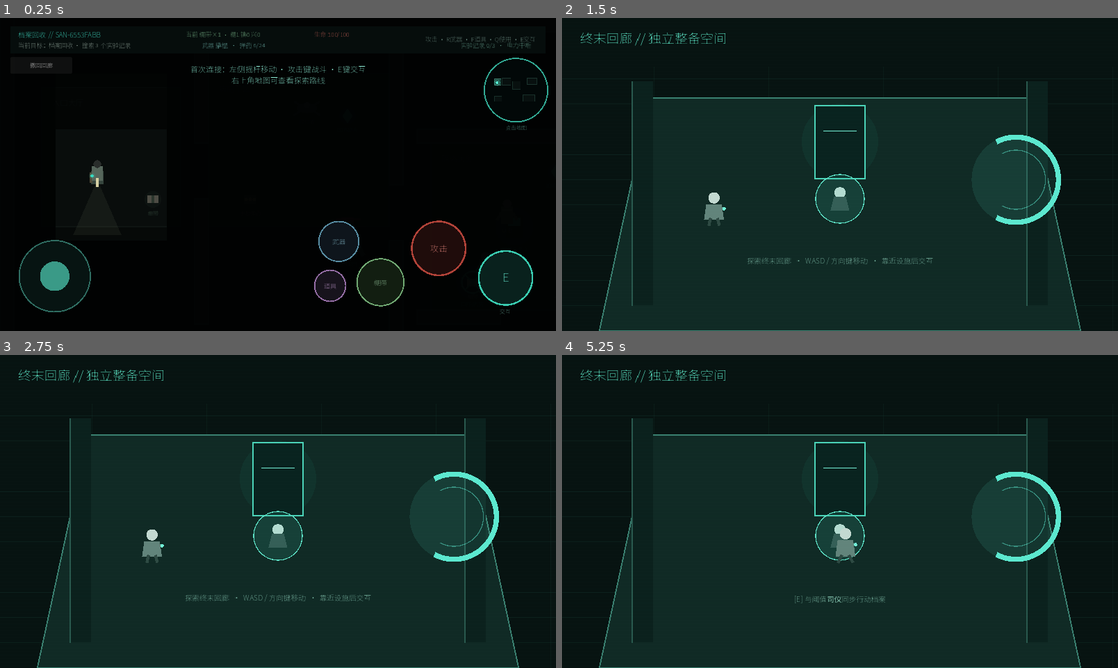
Above: before the commit, frames 1-4 (two rows, left to right).
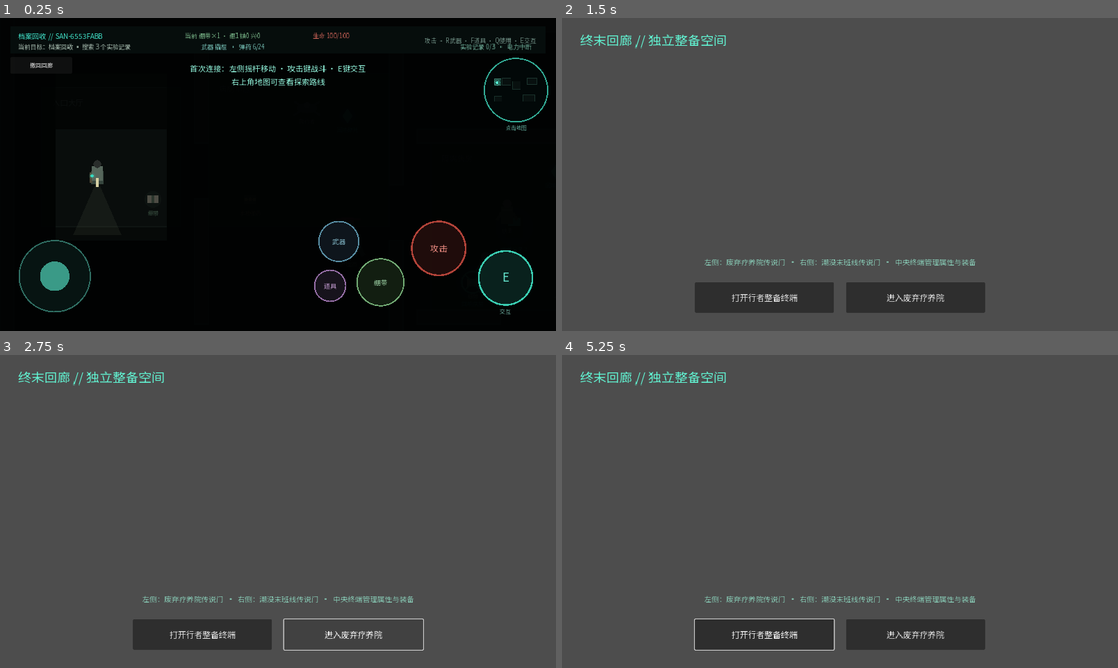
Above: after the commit, the same moments.

Repository: ancientboy/Dreadbound
Game: Godot game, scene res://scenes/startup.tscn
The game is run twice, just before and just after one commit, with the same random seed, the same clock (stepped at 60 frames per second) and the same inputs.
Inputs (mouse positions are in pixels of both pictures, inside the frame that each line leads up to):
- Up to frame 1 (0.25 s): no input
- Up to frame 2 (1.5 s): click "撤回回廊" at 0.5 s; click "再次点击确认撤回" at 1.25 s
- Up to frame 3 (2.75 s): click (355, 633) at 2 s, where only the run after the commit has a clickable "进入废弃疗养院"
- Up to frame 4 (5.25 s): click (762, 633) at 2.75 s, where only the run after the commit has a clickable "打开行者整备终端"; tap Enter at 3.5 s; move the mouse to (962, 495) at 3.52 s; hold D (move_right) 3.53-4.25 s; tap Space (attack) at 3.6, 5 s; click (962, 495) at 3.67 s; drag from (728, 527) to (812, 574) at 4.27 s; move the mouse to (895, 442) at 5.02 s; hold D (move_right) from 5.03 s (still down); tap F (switch_item) at 5.1 s

The runs differ from the first frame. In frame 1, 2.0% of the frame differs, in the area x 3-97%, y 4-95%; in frame 2, 100%; in frame 3, 100%; in frame 4, 100%, in the area x 0-100%, y 0-100%.
Error after the commit: Parse Error: Cannot infer the type of "has_target" variable because the value doesn't have a set type. (res://scripts/corridor.gd:141)

Commit message:
fix: add direct legendary gates and Chinese font coverage

Diff:
--- a/assets/themes/dreadbound_theme.tres
+++ b/assets/themes/dreadbound_theme.tres
@@ -1,6 +1,6 @@
 [gd_resource type="Theme" load_steps=2 format=3]
 
-[ext_resource type="FontFile" path="res://assets/fonts/DreadboundChinese.ttf" id="1_font"]
+[ext_resource type="FontFile" path="res://assets/fonts/DreadboundChineseFull.woff" id="1_font"]
 
 [resource]
 default_font = ExtResource("1_font")
--- a/scenes/corridor.tscn
+++ b/scenes/corridor.tscn
@@ -268,7 +268,7 @@
 grow_vertical = 0
 theme_override_colors/font_color = Color(0.52, 0.77, 0.69, 1)
 theme_override_font_sizes/font_size = 17
-text = "中央终端管理属性、装备与强化；右侧投送门进入灾难世界"
+text = "左侧：废弃疗养院传说门  ·  右侧：潮没末班线传说门  ·  中央终端管理属性与装备"
 horizontal_alignment = 1
 
 [node name="HubActions" type="HBoxContainer" parent="."]
--- a/scripts/boss.gd
+++ b/scripts/boss.gd
@@ -1,7 +1,7 @@
 class_name SanatoriumBoss
 extends CharacterBody2D
 
-const UI_FONT: Font = preload("res://assets/fonts/DreadboundChinese.ttf")
+const UI_FONT: Font = preload("res://assets/fonts/DreadboundChineseFull.woff")
 
 @export var max_health := 420
 var health := 420
--- a/scripts/corridor.gd
+++ b/scripts/corridor.gd
@@ -1,4 +1,6 @@
 extends Control
+
+const UI_FONT: Font = preload("res://assets/fonts/DreadboundChineseFull.woff")
 
 const UPGRADE_INFO := {
 	"vitality": ["耐受训练", "生命上限 +10"],
@@ -24,7 +26,7 @@
 var equip_button: Button
 var salvage_button: Button
 var selected_equipment_id := ""
-var walker_position := Vector2(350, 438)
+var walker_position := Vector2(640, 585)
 var walker_velocity := Vector2.ZERO
 var walker_facing := Vector2.RIGHT
 var walk_phase := 0.0
@@ -34,8 +36,10 @@
 const WALK_SPEED := 330.0
 const TERMINAL_POSITION := Vector2(640, 285)
 const CURATOR_POSITION := Vector2(640, 416)
-const GATE_POSITION := Vector2(1045, 372)
+const SANATORIUM_GATE_POSITION := Vector2(250, 372)
+const METRO_GATE_POSITION := Vector2(1030, 372)
 const INTERACTION_RANGE := 118.0
+var active_gate_world := "sanatorium"
 
 
 func _ready() -> void:
@@ -50,7 +54,7 @@
 		var button := get_node("Margin/Layout/Columns/Paths/%s" % PATH_BUTTONS[node_id]) as Button
 		button.pressed.connect(_unlock_path_node.bind(node_id))
 	deploy_button.pressed.connect(_deploy)
-	$HubActions/Deploy.pressed.connect(_deploy)
+	$HubActions/Deploy.pressed.connect(_deploy_selected_gate)
 	$HubActions/OpenTerminal.pressed.connect(_open_terminal)
 	$Margin/Layout/Actions/CloseTerminal.pressed.connect(_close_terminal)
 	$Margin/Layout/Actions/Reset.pressed.connect(_reset_progress)
@@ -62,7 +66,7 @@
 		GameState.corridor_intro_seen = true
 		GameState.save_progress()
 		feedback.text = "终末回廊已解锁：在此查看属性、强化身体、选择整备并再次投送。"
-	$HubHint.text = "移动靠近司仪、整备终端或投送门；按 E / 点击操作。"
+	$HubHint.text = "两扇传说门已开启：左侧疗养院，右侧潮没末班线。靠近后按 E / 点击进入。"
 	$HubActions.visible = false
 	queue_redraw()
 
@@ -82,7 +86,7 @@
 		walk_phase += delta * 13.0
 		queue_redraw()
 	var target := _nearby_target()
-	$HubActions.visible = not target.is_empty() and target.id != "curator"
+	_update_hub_actions(target)
 	if target.is_empty():
 		$HubHint.text = "探索终末回廊  ·  WASD / 方向键移动  ·  靠近设施后交互"
 	else:
@@ -114,7 +118,8 @@
 	var targets := [
 		{"id": "curator", "position": CURATOR_POSITION, "prompt": "与阈值司仪同步行动档案"},
 		{"id": "terminal", "position": TERMINAL_POSITION, "prompt": "接入行者整备终端"},
-		{"id": "gate", "position": GATE_POSITION, "prompt": "进入%s" % _world_name()},
+		{"id": "sanatorium_gate", "position": SANATORIUM_GATE_POSITION, "prompt": "进入废弃疗养院", "world": "sanatorium"},
+		{"id": "metro_gate", "position": METRO_GATE_POSITION, "prompt": "进入潮没末班线", "world": "metro"},
 	]
 	for target in targets:
 		if walker_position.distance_to(target.position) <= INTERACTION_RANGE:
@@ -128,7 +133,21 @@
 			feedback.text = "阈值司仪：%s\n建议：%s" % [str(GameState.player_profile.get("last_observation", "尚无足够行动数据。")), "完成一次低噪声撤离试炼。" if int(GameState.player_profile.get("noise_actions", 0)) >= 4 else "继续选择可解释的风险，而非盲目深入。"]
 			_open_terminal()
 		"terminal": _open_terminal()
-		"gate": _deploy()
+		"sanatorium_gate": _deploy_world("sanatorium")
+		"metro_gate": _deploy_world("metro")
+
+
+func _update_hub_actions(target: Dictionary) -> void:
+	var has_target := not target.is_empty() and target.id != "curator"
+	$HubActions.visible = has_target
+	if not has_target:
+		return
+	var is_gate := str(target.id).ends_with("_gate")
+	$HubActions/OpenTerminal.visible = not is_gate
+	$HubActions/Deploy.visible = is_gate
+	if is_gate:
+		active_gate_world = str(target.world)
+		$HubActions/Deploy.text = str(target.prompt)
 
 
 func _refresh() -> void:
@@ -180,6 +199,16 @@
 
 
 func _deploy() -> void:
+	_deploy_world(GameState.selected_world)
+
+
+func _deploy_selected_gate() -> void:
+	_deploy_world(active_gate_world)
+
+
+func _deploy_world(world: String) -> void:
+	GameState.selected_world = world
+	GameState.save_progress()
 	deploy_button.disabled = true
 	feedback.text = "正在建立%s连接……" % _world_name()
 	GameState.begin_run()
@@ -224,11 +253,9 @@
 	draw_arc(CURATOR_POSITION, 56, 0, TAU, 48, Color("5de0c5"), 2.0)
 	draw_circle(CURATOR_POSITION + Vector2(0, -14), 13, Color("b3dbd0"))
 	draw_colored_polygon(PackedVector2Array([CURATOR_POSITION + Vector2(-22, 28), CURATOR_POSITION + Vector2(22, 28), CURATOR_POSITION + Vector2(14, -4), CURATOR_POSITION + Vector2(-14, -4)]), Color("355f57"))
-	# Gate changes hue slightly for the flooded world.
-	var gate_color := Color("6098f5") if GameState.selected_world == "metro" else Color("5ce8cf")
-	draw_circle(GATE_POSITION, 102, Color(gate_color, 0.1))
-	draw_arc(GATE_POSITION, 98, -2.05, 2.05, 48, gate_color, 12.0)
-	draw_arc(GATE_POSITION, 68, -2.05, 2.05, 48, Color(gate_color, 0.48), 2.0)
+	# Each unlocked disaster world has a permanent, visible legendary gate.
+	_draw_legend_gate(SANATORIUM_GATE_POSITION, Color("5ce8cf"), "废弃疗养院", "医疗异化 · 供电撤离")
+	_draw_legend_gate(METRO_GATE_POSITION, Color("6098f5"), "潮没末班线", "涨潮迷失 · 末班撤离")
 	# Animated Drifter. The gait reacts to actual movement instead of a static icon.
 	var bob := sin(walk_phase) * 3.0 if walker_velocity.length() > 2.0 else sin(Time.get_ticks_msec() * 0.002) * 1.2
 	draw_circle(walker_position + Vector2(0, -25 + bob), 13, Color("c3d9d1"))
@@ -243,6 +270,16 @@
 		draw_rect(Rect2(30, 112, 330, size.y - 220), Color(0.015, 0.055, 0.049, 0.88))
 		draw_rect(Rect2(378, 112, 330, size.y - 220), Color(0.015, 0.055, 0.049, 0.88))
 		draw_rect(Rect2(726, 112, size.x - 756, size.y - 220), Color(0.015, 0.055, 0.049, 0.88))
+
+
+func _draw_legend_gate(position: Vector2, color: Color, title: String, subtitle: String) -> void:
+	var is_near := walker_position.distance_to(position) <= INTERACTION_RANGE
+	draw_circle(position, 116, Color(color, 0.17 if is_near else 0.09))
+	draw_arc(position, 100, -2.12, 2.12, 48, color, 14.0 if is_near else 10.0)
+	draw_arc(position, 70, -2.12, 2.12, 48, Color(color, 0.55), 2.0)
+	draw_line(position + Vector2(-83, 92), position + Vector2(83, 92), Color(color, 0.62), 2.0)
+	draw_string(UI_FONT, position + Vector2(-112, 138), title, HORIZONTAL_ALIGNMENT_CENTER, 224, 24, Color("d6f6ed"))
+	draw_string(UI_FONT, position + Vector2(-130, 166), subtitle, HORIZONTAL_ALIGNMENT_CENTER, 260, 15, Color(color, 0.88))
 
 
 func _open_terminal() -> void:
--- a/scripts/crawler.gd
+++ b/scripts/crawler.gd
@@ -1,7 +1,7 @@
 class_name Crawler
 extends CharacterBody2D
 
-const UI_FONT: Font = preload("res://assets/fonts/DreadboundChinese.ttf")
+const UI_FONT: Font = preload("res://assets/fonts/DreadboundChineseFull.woff")
 
 @export var movement_speed := 148.0
 @export var max_health := 35
--- a/scripts/main.gd
+++ b/scripts/main.gd
@@ -1,6 +1,6 @@
 extends Node2D
 
-const UI_FONT: Font = preload("res://assets/fonts/DreadboundChinese.ttf")
+const UI_FONT: Font = preload("res://assets/fonts/DreadboundChineseFull.woff")
 const PATIENT_SCENE: PackedScene = preload("res://scenes/entities/patient.tscn")
 const PICKUP_SCENE: PackedScene = preload("res://scenes/entities/pickup.tscn")
 const CRAWLER_SCENE: PackedScene = preload("res://scenes/entities/crawler.tscn")
--- a/scripts/minimap.gd
+++ b/scripts/minimap.gd
@@ -3,7 +3,7 @@
 
 signal expanded_changed(expanded: bool)
 
-const UI_FONT: Font = preload("res://assets/fonts/DreadboundChinese.ttf")
+const UI_FONT: Font = preload("res://assets/fonts/DreadboundChineseFull.woff")
 const MINI_RADIUS := 68.0
 
 var player: Player
--- a/scripts/mobile_controls.gd
+++ b/scripts/mobile_controls.gd
@@ -1,7 +1,7 @@
 class_name MobileControls
 extends Control
 
-const UI_FONT: Font = preload("res://assets/fonts/DreadboundChinese.ttf")
+const UI_FONT: Font = preload("res://assets/fonts/DreadboundChineseFull.woff")
 
 const STICK_RADIUS := 82.0
 const KNOB_RADIUS := 34.0
--- a/scripts/objective_interactable.gd
+++ b/scripts/objective_interactable.gd
@@ -1,7 +1,7 @@
 class_name ObjectiveInteractable
 extends Node2D
 
-const UI_FONT: Font = preload("res://assets/fonts/DreadboundChinese.ttf")
+const UI_FONT: Font = preload("res://assets/fonts/DreadboundChineseFull.woff")
 
 enum Kind { RECORD, POWER, EXIT }
 
--- a/scripts/orderly.gd
+++ b/scripts/orderly.gd
@@ -1,7 +1,7 @@
 class_name Orderly
 extends CharacterBody2D
 
-const UI_FONT: Font = preload("res://assets/fonts/DreadboundChinese.ttf")
+const UI_FONT: Font = preload("res://assets/fonts/DreadboundChineseFull.woff")
 
 @export var movement_speed := 58.0
 @export var max_health := 150
--- a/scripts/patient.gd
+++ b/scripts/patient.gd
@@ -1,7 +1,7 @@
 class_name Patient
 extends CharacterBody2D
 
-const UI_FONT: Font = preload("res://assets/fonts/DreadboundChinese.ttf")
+const UI_FONT: Font = preload("res://assets/fonts/DreadboundChineseFull.woff")
 
 @export var movement_speed := 82.0
 @export var max_health := 70
--- a/scripts/pickup.gd
+++ b/scripts/pickup.gd
@@ -1,7 +1,7 @@
 class_name ResourcePickup
 extends Node2D
 
-const UI_FONT: Font = preload("res://assets/fonts/DreadboundChinese.ttf")
+const UI_FONT: Font = preload("res://assets/fonts/DreadboundChineseFull.woff")
 
 enum Kind { BANDAGE, ECHO_SHARD, AMMO, SHELLS, SEDATIVE, STIMULANT }
 
--- a/scripts/reward_chest.gd
+++ b/scripts/reward_chest.gd
@@ -1,7 +1,7 @@
 class_name RewardChest
 extends Node2D
 
-const UI_FONT: Font = preload("res://assets/fonts/DreadboundChinese.ttf")
+const UI_FONT: Font = preload("res://assets/fonts/DreadboundChineseFull.woff")
 
 var candidates: Array[String] = []
 var opened := false
--- a/scripts/risk_event.gd
+++ b/scripts/risk_event.gd
@@ -1,7 +1,7 @@
 class_name RiskEvent
 extends Node2D
 
-const UI_FONT: Font = preload("res://assets/fonts/DreadboundChinese.ttf")
+const UI_FONT: Font = preload("res://assets/fonts/DreadboundChineseFull.woff")
 
 @export var event_id := ""
 @export var title := "异常事件"
--- a/tests/test_corridor_hub.gd
+++ b/tests/test_corridor_hub.gd
@@ -1,25 +1,36 @@
 extends SceneTree
 
 func _init() -> void:
- call_deferred("_run_test")
+	call_deferred("_run_test")
+
 
 func _run_test() -> void:
- var corridor = load("res://scenes/corridor.tscn").instantiate()
- root.add_child(corridor)
- await process_frame
- assert(not corridor.get_node("Margin").visible)
- assert(not corridor.get_node("HubActions").visible)
- corridor.walker_position = corridor.TERMINAL_POSITION
- await process_frame
- assert(corridor.get_node("HubActions").visible)
- corridor._open_terminal()
- assert(corridor.get_node("Margin").visible)
- assert(not corridor.get_node("HubActions").visible)
- corridor._open_warehouse()
- assert(corridor.warehouse_panel.visible)
- corridor.warehouse_panel.visible = false
- corridor._close_terminal()
- assert(not corridor.get_node("Margin").visible)
- assert(not corridor.get_node("HubActions").visible)
- print("Corridor hub test passed: independent space, terminal toggle, warehouse overlay")
- quit()
+	var corridor = load("res://scenes/corridor.tscn").instantiate()
+	root.add_child(corridor)
+	await process_frame
+	assert(not corridor.get_node("Margin").visible)
+	assert(not corridor.get_node("HubActions").visible)
+	corridor.walker_position = corridor.TERMINAL_POSITION
+	await process_frame
+	assert(corridor.get_node("HubActions").visible)
+	assert(corridor.get_node("HubActions/OpenTerminal").visible)
+	corridor._open_terminal()
+	assert(corridor.get_node("Margin").visible)
+	assert(not corridor.get_node("HubActions").visible)
+	corridor._open_warehouse()
+	assert(corridor.warehouse_panel.visible)
+	corridor.warehouse_panel.visible = false
+	corridor._close_terminal()
+	assert(not corridor.get_node("Margin").visible)
+	assert(not corridor.get_node("HubActions").visible)
+	corridor.walker_position = corridor.SANATORIUM_GATE_POSITION
+	await process_frame
+	assert(corridor._nearby_target().id == "sanatorium_gate")
+	assert(corridor.get_node("HubActions/Deploy").visible)
+	assert(not corridor.get_node("HubActions/OpenTerminal").visible)
+	corridor.walker_position = corridor.METRO_GATE_POSITION
+	await process_frame
+	assert(corridor._nearby_target().id == "metro_gate")
+	assert(corridor.active_gate_world == "metro")
+	print("Corridor hub test passed: terminal, warehouse, and two direct legendary gates")
+	quit()
--- /dev/null
+++ b/tests/test_font_coverage.gd
@@ -0,0 +1,10 @@
+extends SceneTree
+
+const UI_FONT: Font = preload("res://assets/fonts/DreadboundChineseFull.woff")
+const REQUIRED_TEXT := "终末回廊行者整备终端废弃疗养院潮没末班线阈值司仪坚守者武装师共鸣者缝合校准鸣师"
+
+func _init() -> void:
+	for character in REQUIRED_TEXT:
+		assert(UI_FONT.has_char(character.unicode_at(0)), "UI font is missing: %s" % character)
+	print("Chinese font coverage test passed")
+	quit()
Binary file added: assets/fonts/DreadboundChineseFull.woff
